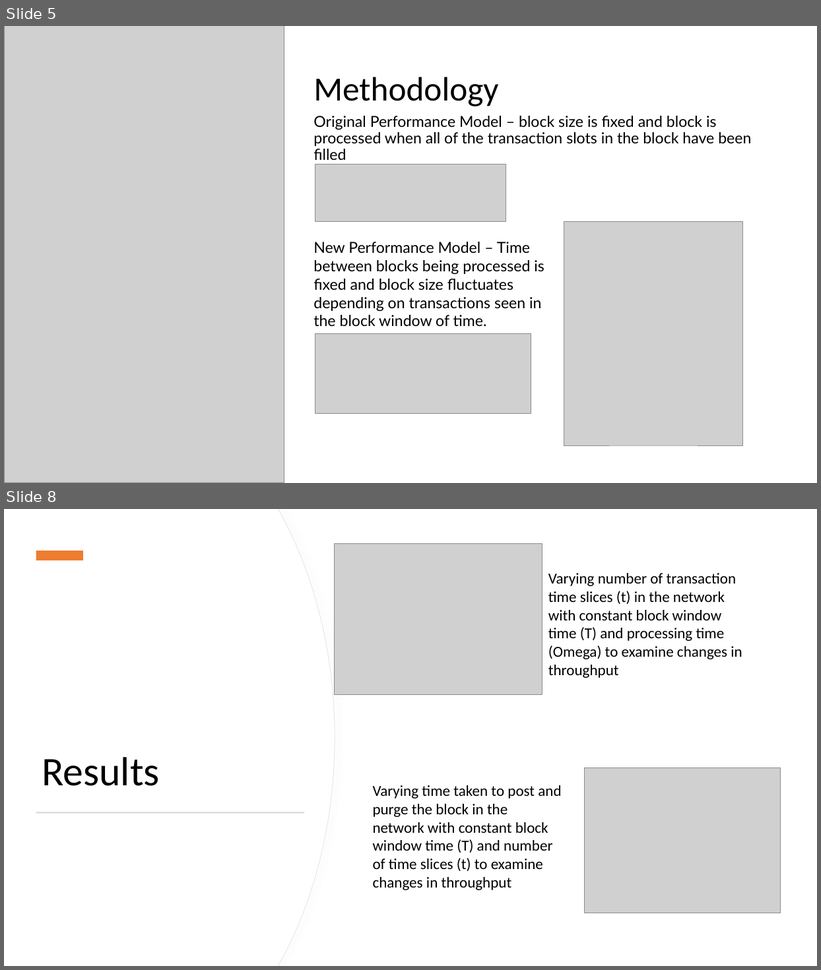
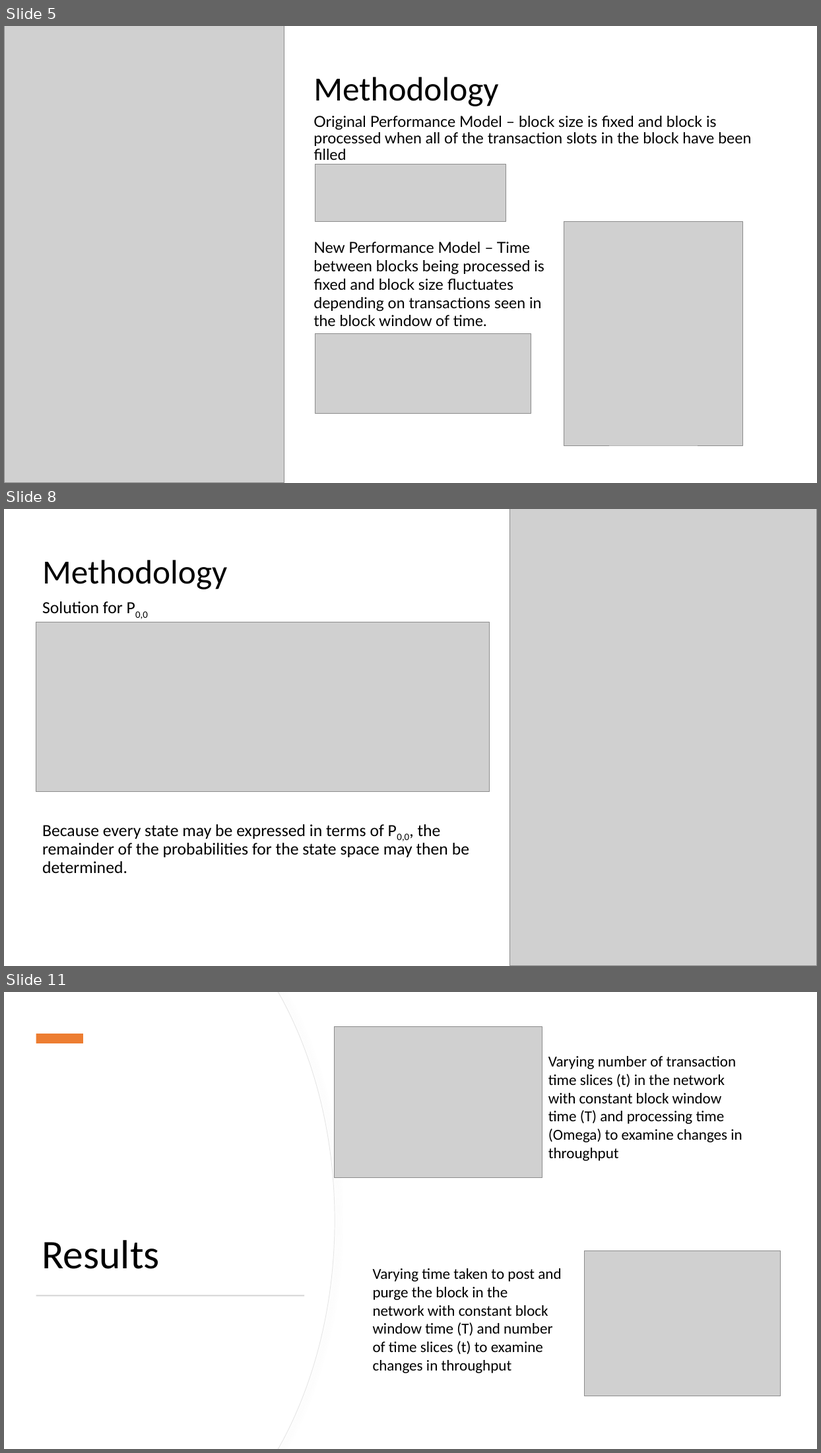
Before and after one commit to andrewqsmith/Block-Size-Optimization-for-VBASBS-Queueing-Model-for-Blockchain, a slide deck: Group Presentation.pptx. Shown one above the other, each under a label of ours: slides 5 and 8 before the commit, slides 5, 8 and 11 after it; the slides between them are not shown. The pictures are 821x970 and 821x1453 pixels, drawn with LibreOffice and Linux fonts; fonts in the diff are those of the drawing; grey boxes stand for pictures. Boxes give left, top, right and bottom in pixels: in the first picture for what was removed or moved away, otherwise in the second. Text is boxed around its words. In the diff, an @@ line names an element or a change of style, - is before the commit and + after.

```diff
--- a/Group Presentation.pptx
+++ b/Group Presentation.pptx
@@ slide 8 added at (4, 509, 817, 966), background #FFFFFF @@
@@ picture added at (510, 509, 817, 966) @@
@@ title added at (42, 560, 227, 590), 40 pt, text #000000 @@
+Methodology
@@ text added at (42, 601, 148, 619), 20 pt, text #000000 @@
+Solution for P0,0
@@ picture added at (36, 623, 490, 792) @@
@@ text added at (42, 824, 469, 873), 20 pt, text #000000 @@
+Because every state may be expressed in terms of P0,0, the remainder of the probabilities for the state space may then be determined.
@@ what was slide 8 is now slide 11 @@
```
Also in this commit, not shown: 1 slide changed, 3 other slides added, 1 slide removed.
